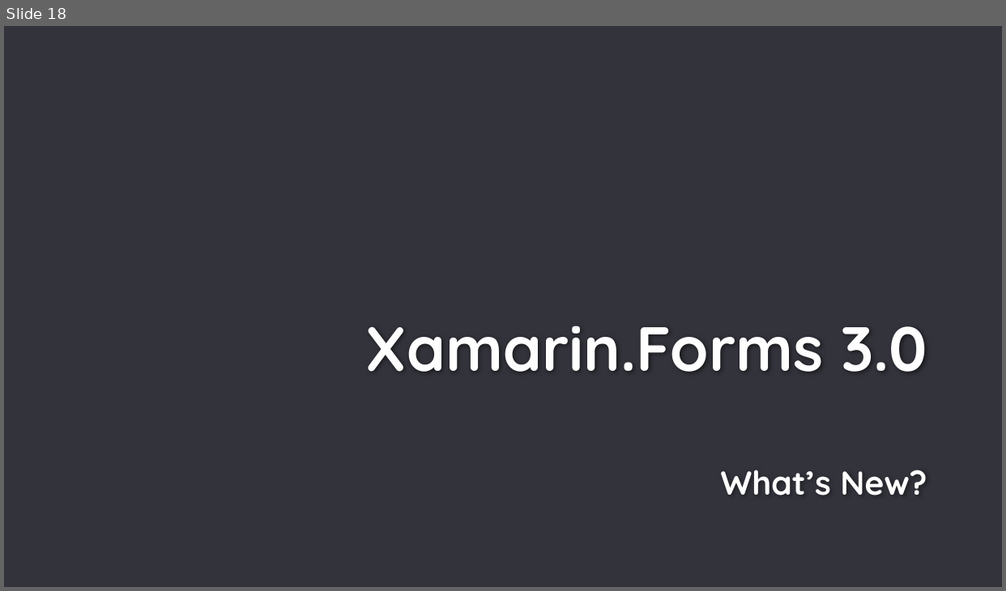
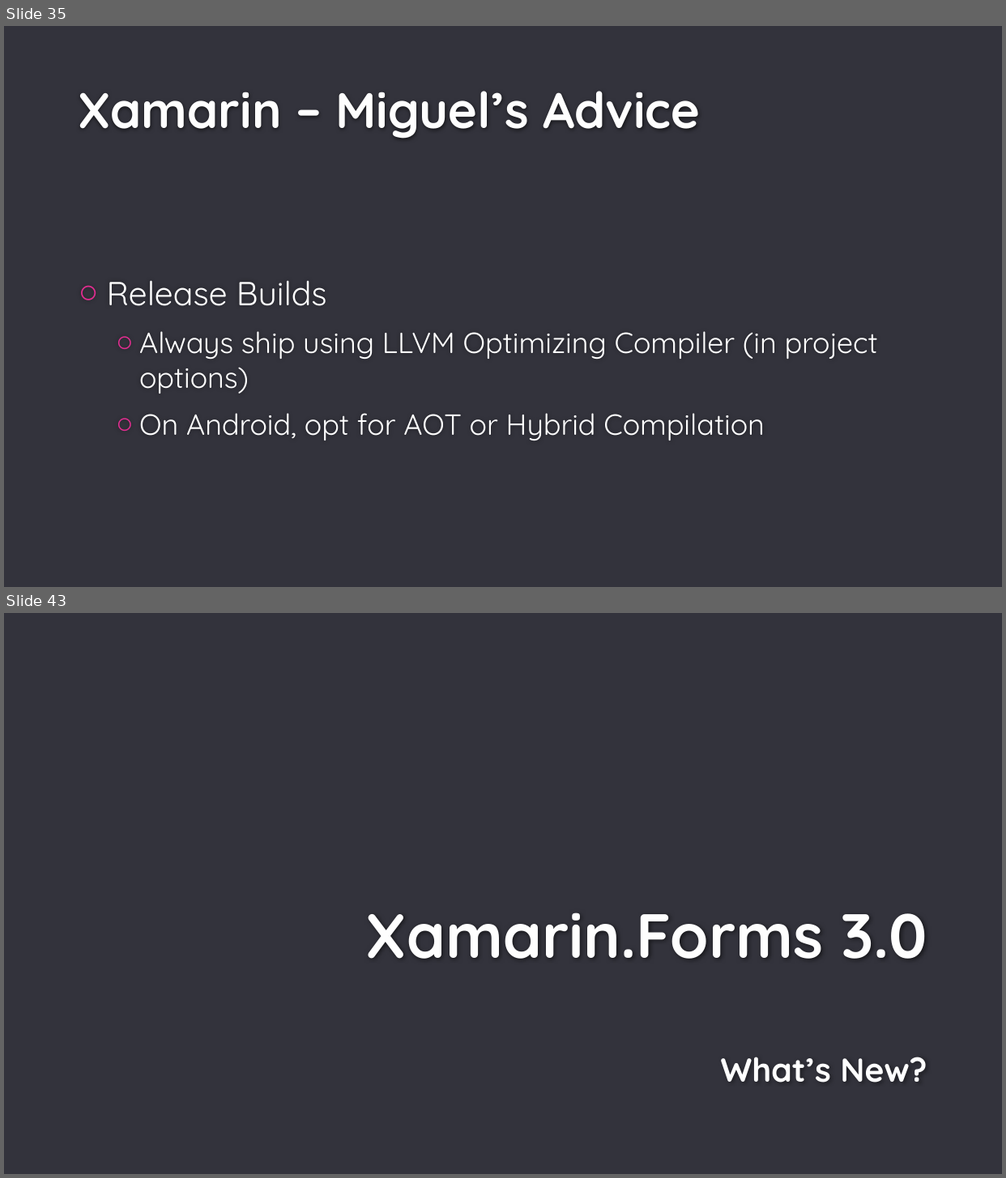
Before and after one commit to TorontoMobileDevelopers/Presentations, a slide deck: 2018-05-15_Build_HttpTracer_XF3/2018-05-15_Build_HttpTracer_XF3.pptx. Shown one above the other, each under a label of ours: slide 18 before the commit, slides 35 and 43 after it; the slides between them are not shown. The pictures are 1006x591 and 1006x1178 pixels, drawn with LibreOffice and Linux fonts; fonts in the diff are those of the drawing; background and template pictures are left out. Boxes give left, top, right and bottom in pixels: in the first picture for what was removed or moved away, otherwise in the second. Text is boxed around its words. In the diff, an @@ line names an element or a change of style, - is before the commit and + after.

```diff
--- a/2018-05-15_Build_HttpTracer_XF3/2018-05-15_Build_HttpTracer_XF3.pptx
+++ b/2018-05-15_Build_HttpTracer_XF3/2018-05-15_Build_HttpTracer_XF3.pptx
@@ slide 35 added at bbox=[4, 26, 1002, 587], background #33333C @@
@@ title added at bbox=[78, 91, 700, 139], 48 pt, text #FEFEFE, bold @@
+Xamarin – Miguel’s Advice
@@ text added at bbox=[107, 280, 878, 441], 28 pt, text #FFFFFF @@
+○ Release Builds
+  ○ Always ship using LLVM Optimizing Compiler (in project options)
+  ○ On Android, opt for AOT or Hybrid Compilation
@@ what was slide 18 is now slide 43 @@
```
Also in this commit, not shown: 8 slides changed, 28 other slides added, 1 slide removed, 1 other file.
